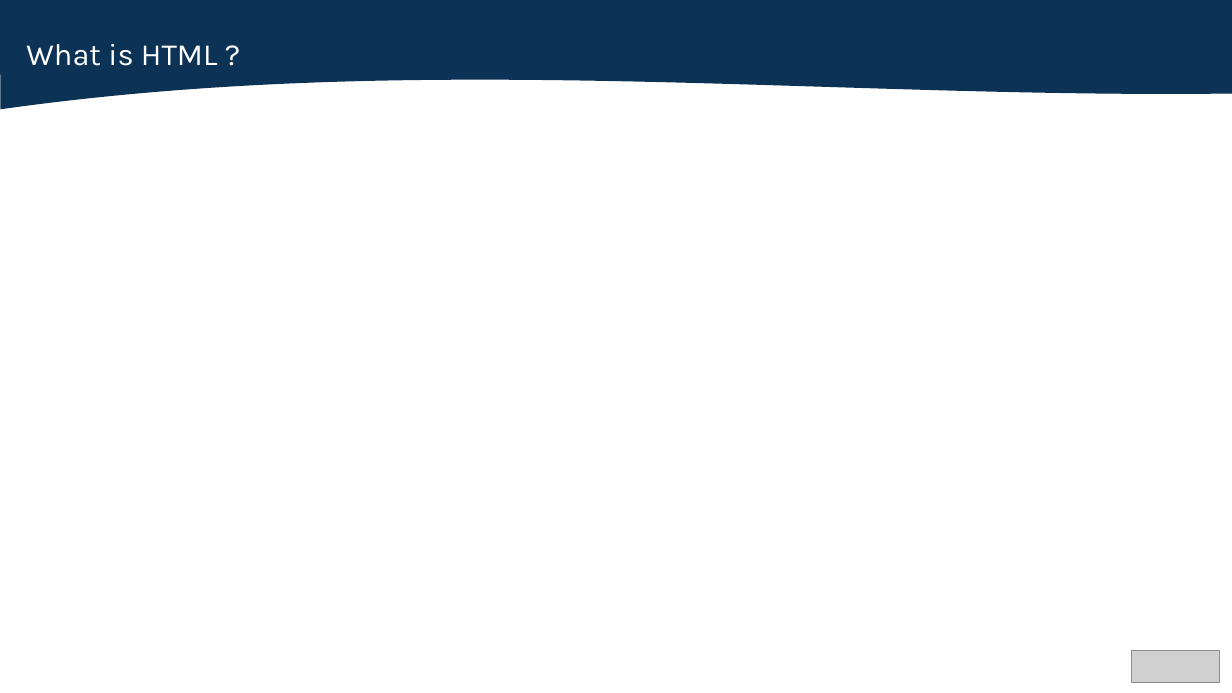
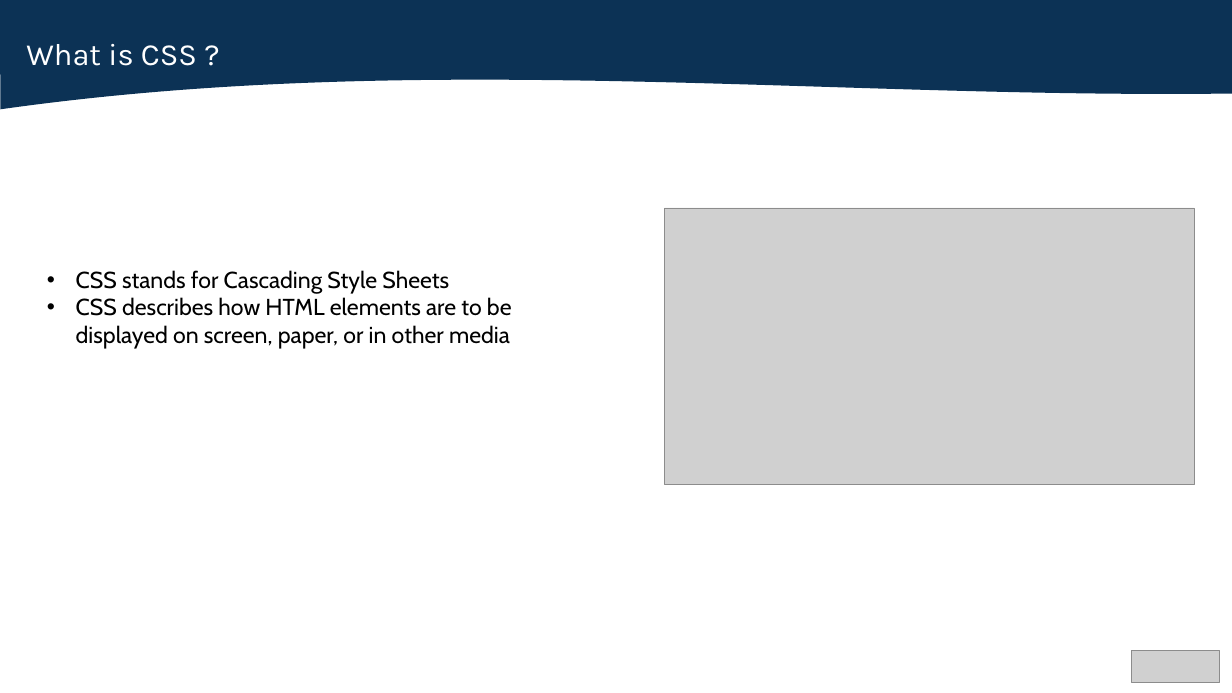
Before and after one commit to Luca-Linh/Odoo-Project, a slide deck: slide 6 of FE_Lesson/Lesson-1.pptx (slide 3 before the commit). Drawn at 1232x693 pixels with LibreOffice and Linux fonts; fonts in the diff are those of the drawing; grey boxes stand for pictures. Boxes give left, top, right and bottom in pixels: in the first picture for what was removed or moved away, otherwise in the second. Text is boxed around its words. In the diff, an @@ line names an element or a change of style, - is before the commit and + after.

```diff
--- a/FE_Lesson/Lesson-1.pptx
+++ b/FE_Lesson/Lesson-1.pptx
@@ text at (x1=26, y1=44, x2=197, y2=66): text changed @@
-What is HTML ?
+What is CSS ?
@@ picture added at (x1=665, y1=208, x2=1194, y2=485) @@
@@ text added at (x1=76, y1=270, x2=512, y2=349), 18 pt, text #000000 @@
+• CSS stands for Cascading Style Sheets
+• CSS describes how HTML elements are to be displayed on screen, paper, or in other media
```
Also in this commit, not shown: 1 other slide changed, 12 slides added.
